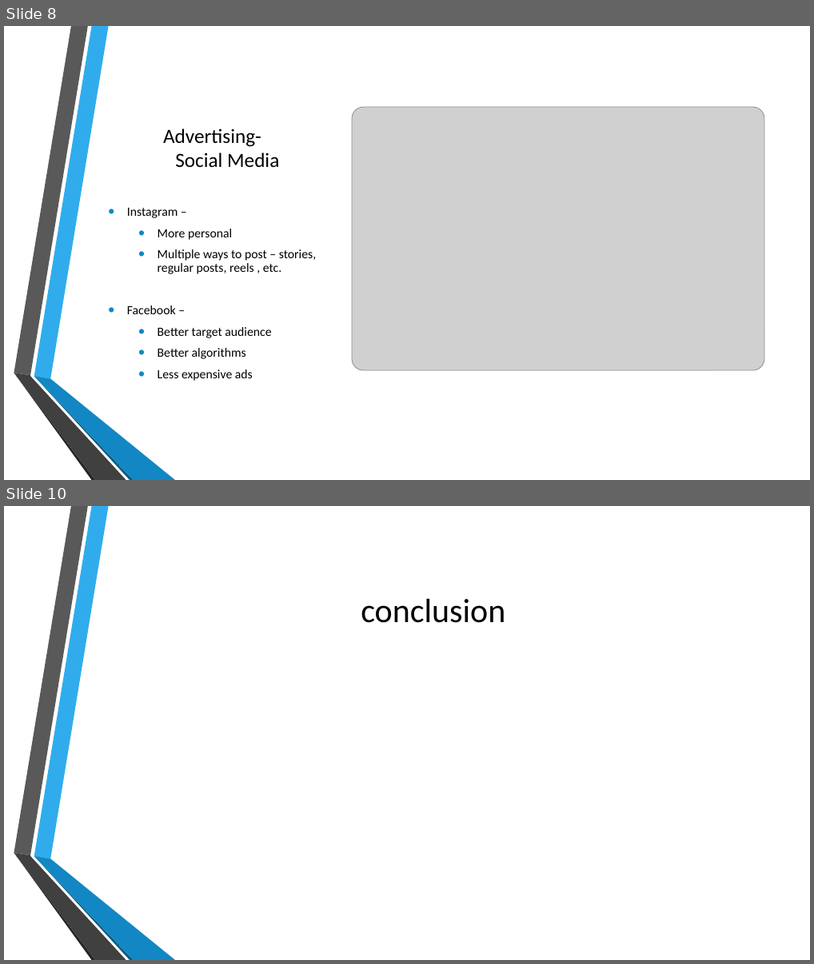
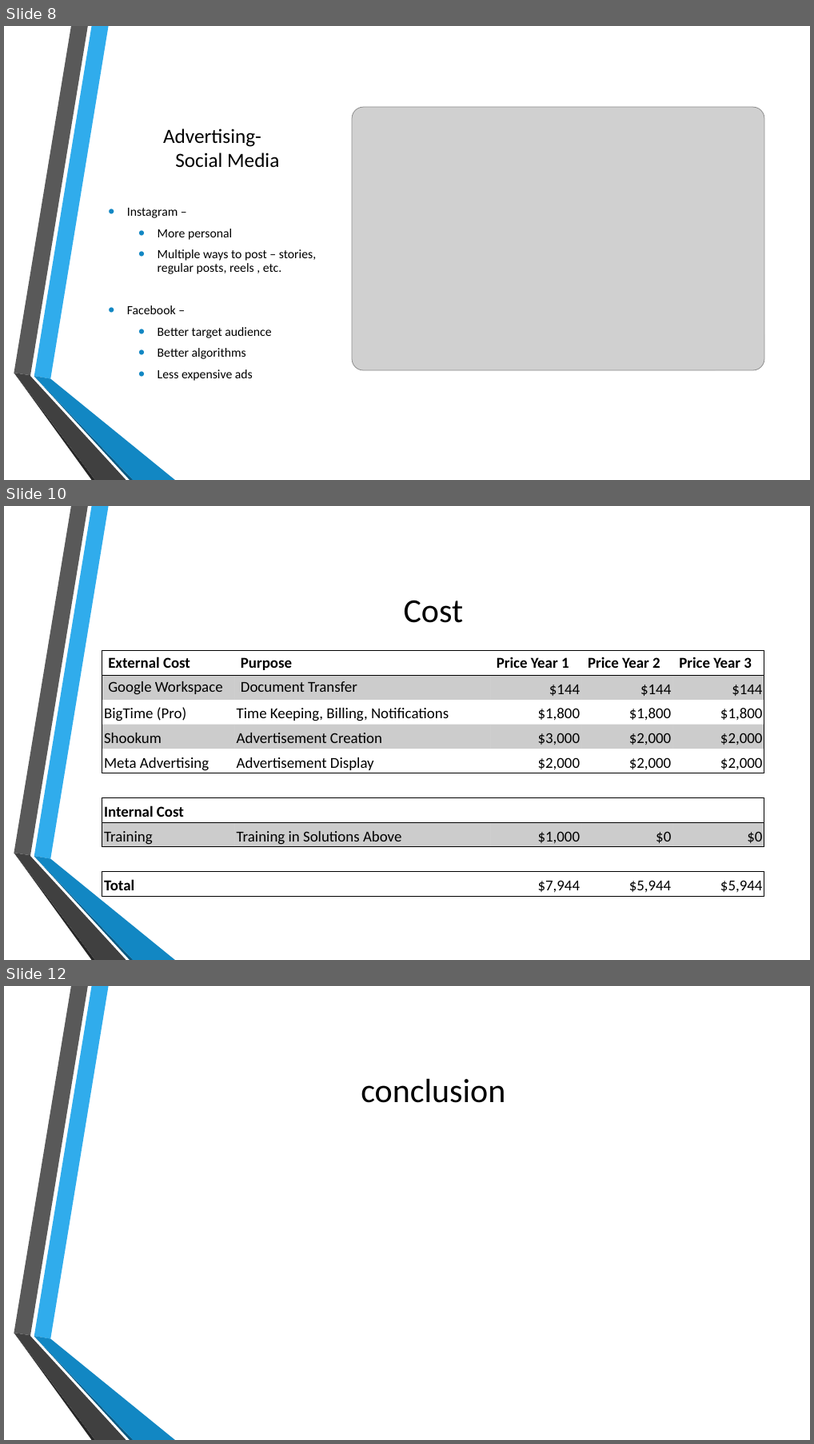
Before and after one commit to CalhounC357/4800_Tax_Boss, a slide deck: De La Riva, Bennett, Calhoun, Young; Tax_Boss.pptx. Shown one above the other, each under a label of ours: slides 8 and 10 before the commit, slides 8, 10 and 12 after it; the slides between them are not shown. The pictures are 814x964 and 814x1444 pixels, drawn with LibreOffice and Linux fonts; fonts in the diff are those of the drawing; grey boxes stand for pictures; background and template pictures are left out. Boxes give left, top, right and bottom in pixels: in the first picture for what was removed or moved away, otherwise in the second. Text is boxed around its words. In the diff, an @@ line names an element or a change of style, - is before the commit and + after.

Commit message:
Add Cost Slide

```diff
--- a/De La Riva, Bennett, Calhoun, Young; Tax_Boss.pptx
+++ b/De La Riva, Bennett, Calhoun, Young; Tax_Boss.pptx
@@ slide 10 added at box(4, 506, 810, 960), background picture (left out); not listed: 6 template elements that a slide beside it also shows @@
@@ title added at box(404, 600, 463, 623), 40 pt, text #000000 @@
+Cost
@@ table added at box(102, 651, 765, 896), 10 rows, 5 columns @@
+External Cost | Purpose | Price Year 1 | Price Year 2 | Price Year 3
+Google Workspace | Document Transfer | $144 | $144 | $144
+BigTime (Pro) | Time Keeping, Billing, Notifications | $1,800 | $1,800 | $1,800
+Shookum | Advertisement Creation | $3,000 | $2,000 | $2,000
+Meta Advertising | Advertisement Display | $2,000 | $2,000 | $2,000
+ |  |  |  | 
+Internal Cost |  |  |  | 
+Training | Training in Solutions Above | $1,000 | $0 | $0
+ |  |  |  | 
+Total |  | $7,944 | $5,944 | $5,944
@@ what was slide 10 is now slide 12 @@
```
Also in this commit, not shown: 2 other slides added, 1 slide removed.
